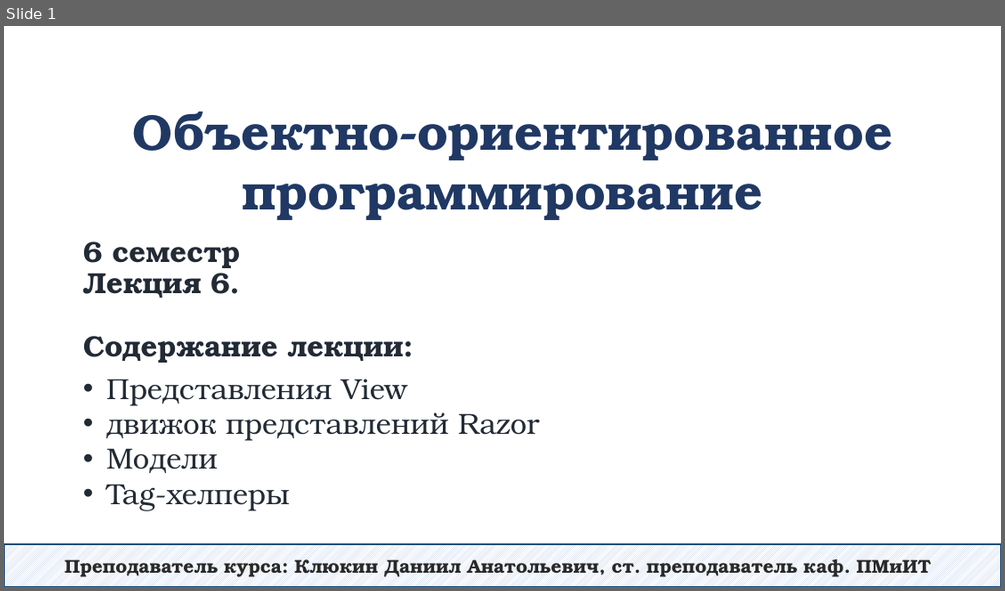
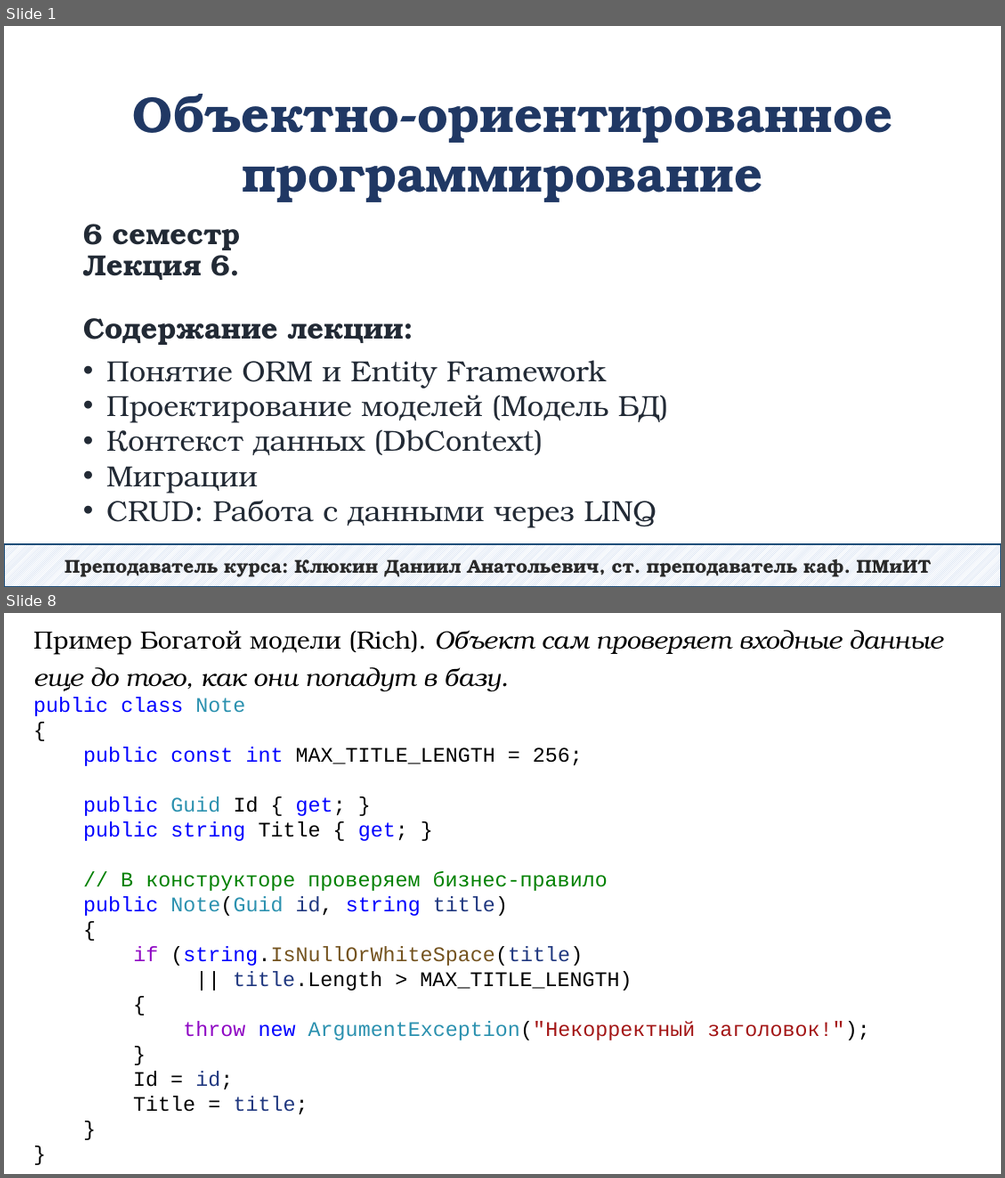
Before and after one commit to DaniilKlyukin/OOP-6, a slide deck: Лекции/ООП 2 лек 6.pptx. Shown one above the other, each under a label of ours: slide 1 before the commit, slides 1 and 8 after it; the slides between them are not shown. The pictures are 1005x591 and 1005x1178 pixels, drawn with LibreOffice and Linux fonts; fonts in the diff are those of the drawing. Boxes give left, top, right and bottom in pixels: in the first picture for what was removed or moved away, otherwise in the second. Text is boxed around its words. In the diff, an @@ line names an element or a change of style, - is before the commit and + after.

```diff
--- a/Лекции/ООП 2 лек 6.pptx
+++ b/Лекции/ООП 2 лек 6.pptx
@@ slide 8 added at [4, 613, 1001, 1174], background #FFFFFF @@
@@ text added at [33, 630, 942, 1114], 20 pt, text #000000 @@
+Пример Богатой модели (Rich). Объект сам проверяет входные данные еще до того, как они попадут в базу.
+public class Note
+{
+public const int MAX_TITLE_LENGTH = 256;
+public Guid Id { get; }
+public string Title { get; }
+// В конструкторе проверяем бизнес-правило
+public Note(Guid id, string title)
+{
+if (string.IsNullOrWhiteSpace(title)
+|| title.Length > MAX_TITLE_LENGTH)
+{
+throw new ArgumentException("Некорректный заголовок!");
+}
+Id = id;
+Title = title;
+}
+}
@@ slide 1 changed as well @@
@@ text "Объектно-ориентированное программирование": place and size @@
-text "Объектно-ориентированное программирование" at [133, 111, 892, 220]
+text "Объектно-ориентированное программирование" at [133, 94, 892, 202]
@@ title "6 семестр Лекция 6. Содержание ...": place and size @@
-title "6 семестр Лекция 6. Содержание ..." at [83, 241, 404, 362]
+title "6 семестр Лекция 6. Содержание ..." at [83, 224, 404, 345]
@@ text at [106, 360, 660, 528]: text changed @@
-• Представления View
-• движок представлений Razor
-• Модели
-• Tag-хелперы
+• Понятие ORM и Entity Framework
+• Проектирование моделей (Модель БД)
+• Контекст данных (DbContext)
+• Миграции
+• CRUD: Работа с данными через LINQ
```
Also in this commit, not shown: 9 other slides added, 43 slides removed.
